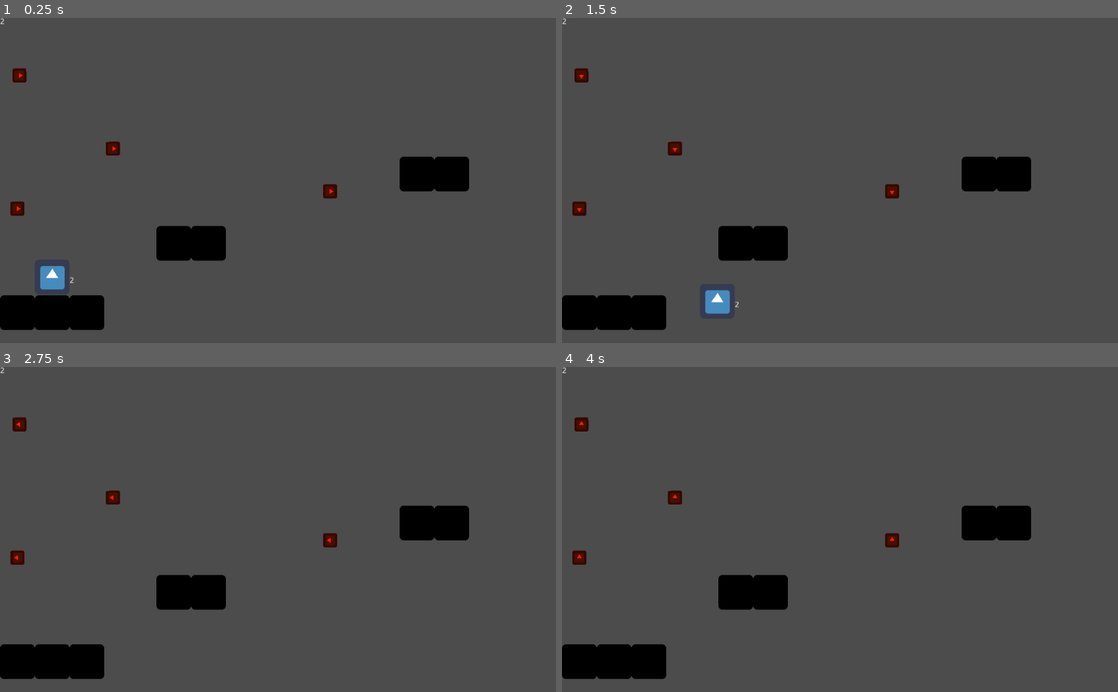
Above: before the commit, frames 1-4 (two rows, left to right).
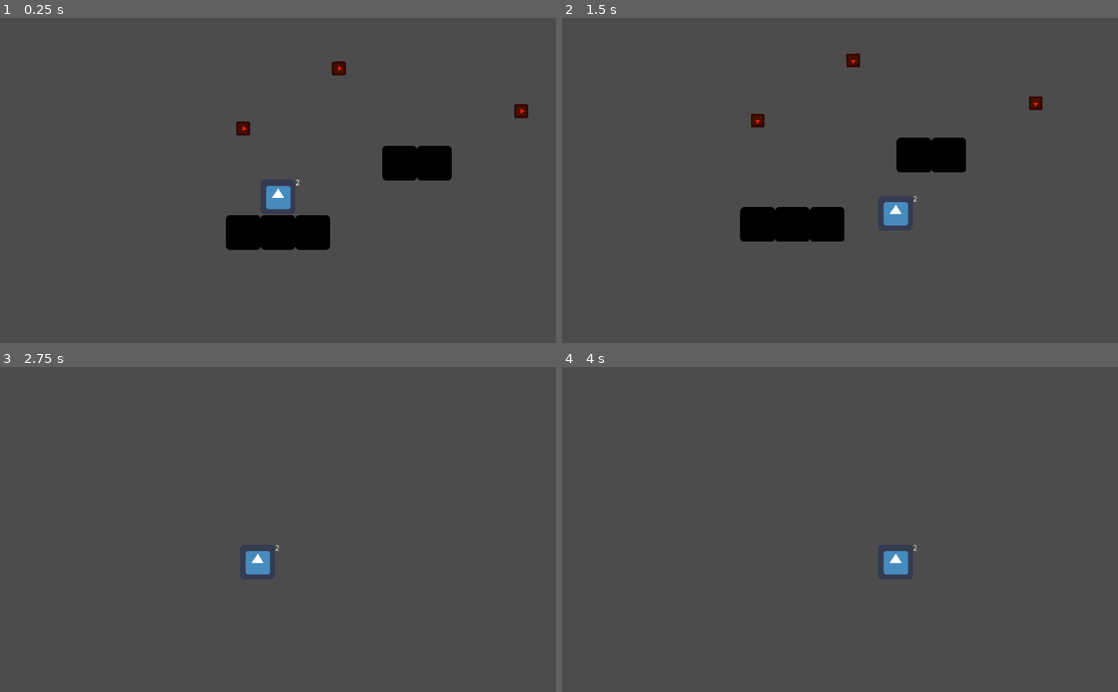
Above: after the commit, the same moments.

Repository: zerocase/personalassistantbot
Game: Godot game, scene res://Scenes/World.tscn
Same seed, same stepped clock (60 frames per second), same inputs: the game is played once before the commit and once after it. The engine's default icon, where the game draws it, is replaced by a stand-in: a white triangle on a blue panel in a dark square.
Inputs:
- Up to frame 1 (0.25 s): no input
- Up to frame 2 (1.5 s): hold Right (ui_right) from 0.53 s (still down)
- Up to frame 3 (2.75 s): release Right (ui_right) at 2.03 s; hold Left (ui_left) from 2.03 s (still down)
- Up to frame 4 (4 s): release Left (ui_left) at 2.78 s; hold Right (ui_right) from 2.78 s (still down)

The runs differ from the first frame. In frame 1, 8.0% of the frame differs, in the area x 0-95%, y 0-96%; in frame 2, 8.5%, in the area x 0-87%, y 0-96%; in frame 3, 5.4%; in frame 4, 5.4%.

Commit message:
Added Camera
Including a Camera2D that follows the player and exchange the Label next to the player into the number of Cubolds.

Diff:
--- a/Scenes/Cubolds.tscn
+++ b/Scenes/Cubolds.tscn
@@ -27,7 +27,7 @@
 "values": [ 0.0, 180.0, 360.0 ]
 }
 
-[node name="Cubold" type="Area2D" index="0"]
+[node name="Cubold" type="Area2D"]
 
 editor/display_folded = true
 input_pickable = true
--- a/Scenes/PlayerChar/PlayerChar.tscn
+++ b/Scenes/PlayerChar/PlayerChar.tscn
@@ -7,7 +7,7 @@
 custom_solver_bias = 0.0
 extents = Vector2( 32, 32 )
 
-[node name="PlayerChar" type="KinematicBody2D" index="0" groups=[
+[node name="PlayerChar" type="KinematicBody2D" groups=[
 "pc",
 ]]
 
@@ -35,8 +35,9 @@
 anchor_right = 0.0
 anchor_bottom = 0.0
 margin_left = 32.0
+margin_top = -32.0
 margin_right = 72.0
-margin_bottom = 14.0
+margin_bottom = -18.0
 rect_pivot_offset = Vector2( 0, 0 )
 rect_clip_content = false
 mouse_filter = 2
@@ -46,3 +47,29 @@
 percent_visible = 1.0
 lines_skipped = 0
 max_lines_visible = -1
+_sections_unfolded = [ "Theme", "custom_fonts", "custom_styles" ]
+
+[node name="Camera2D" type="Camera2D" parent="." index="3"]
+
+anchor_mode = 1
+rotating = false
+current = true
+zoom = Vector2( 1, 1 )
+limit_left = -10000000
+limit_top = -10000000
+limit_right = 10000000
+limit_bottom = 10000000
+limit_smoothed = false
+drag_margin_h_enabled = true
+drag_margin_v_enabled = true
+smoothing_enabled = false
+smoothing_speed = 5.0
+offset_v = 0.0
+offset_h = 0.0
+drag_margin_left = 0.2
+drag_margin_top = 0.2
+drag_margin_right = 0.2
+drag_margin_bottom = 0.2
+editor_draw_screen = true
+editor_draw_limits = false
+editor_draw_drag_margin = false
--- a/Scenes/World.gd
+++ b/Scenes/World.gd
@@ -7,4 +7,4 @@
 	pass
 
 func _process(delta):
-	$Label.text = str(cubolds_collected)
+	get_node("PlayerChar/Label").text = str(cubolds_collected)
--- a/Scenes/World.tscn
+++ b/Scenes/World.tscn
@@ -20,6 +20,8 @@
 move_speed = 200
 
 [node name="Platforms" type="Node" parent="." index="1"]
+
+editor/display_folded = true
 
 [node name="Platform" parent="Platforms" index="0" instance=ExtResource( 4 )]
 
@@ -45,44 +47,44 @@
 
 position = Vector2( 768, 288 )
 
-[node name="Platform7" parent="Platforms" index="6" instance=ExtResource( 4 )]
+[node name="Platform9" parent="Platforms" index="6" instance=ExtResource( 4 )]
+
+position = Vector2( 352, 96 )
+
+[node name="Platform10" parent="Platforms" index="7" instance=ExtResource( 4 )]
+
+position = Vector2( 416, 96 )
+
+[node name="Platform7" parent="Platforms" index="8" instance=ExtResource( 4 )]
 
 position = Vector2( 832, 288 )
 
 [node name="CuStacks" type="Node" parent="." index="2"]
 
+editor/display_folded = true
+
 [node name="Cubolds4" parent="CuStacks" index="0" instance=ExtResource( 5 )]
 
-position = Vector2( 608, 320 )
+position = Vector2( 544, 320 )
 
-[node name="Cubolds5" parent="CuStacks" index="1" instance=ExtResource( 5 )]
+[node name="Cubolds9" parent="CuStacks" index="1" instance=ExtResource( 5 )]
+
+position = Vector2( 768, 224 )
+
+[node name="Cubolds10" parent="CuStacks" index="2" instance=ExtResource( 5 )]
+
+position = Vector2( 832, 224 )
+
+[node name="Cubolds5" parent="CuStacks" index="3" instance=ExtResource( 5 )]
 
 position = Vector2( 32, 352 )
 
-[node name="Cubolds6" parent="CuStacks" index="2" instance=ExtResource( 5 )]
+[node name="Cubolds6" parent="CuStacks" index="4" instance=ExtResource( 5 )]
 
 position = Vector2( 207.998, 241.127 )
 rotation = -0.0269148
 
-[node name="Cubolds7" parent="CuStacks" index="3" instance=ExtResource( 5 )]
+[node name="Cubolds7" parent="CuStacks" index="5" instance=ExtResource( 5 )]
 
 position = Vector2( 35.8905, 106.032 )
 rotation = -0.0269148
-
-[node name="Label" type="Label" parent="." index="3"]
-
-anchor_left = 0.0
-anchor_top = 0.0
-anchor_right = 0.0
-anchor_bottom = 0.0
-margin_right = 40.0
-margin_bottom = 14.0
-rect_pivot_offset = Vector2( 0, 0 )
-rect_clip_content = false
-mouse_filter = 2
-mouse_default_cursor_shape = 0
-size_flags_horizontal = 1
-size_flags_vertical = 4
-percent_visible = 1.0
-lines_skipped = 0
-max_lines_visible = -1
--- a/project.godot
+++ b/project.godot
@@ -16,7 +16,16 @@
 
 [input]
 
+ui_left=[ Object(InputEventKey,"resource_local_to_scene":false,"resource_name":"","device":0,"alt":false,"shift":false,"control":false,"meta":false,"command":false,"pressed":false,"scancode":16777231,"unicode":0,"echo":false,"script":null)
+, Object(InputEventJoypadButton,"resource_local_to_scene":false,"resource_name":"","device":0,"button_index":14,"pressure":0.0,"pressed":false,"script":null)
+, Object(InputEventKey,"resource_local_to_scene":false,"resource_name":"","device":0,"alt":false,"shift":false,"control":false,"meta":false,"command":false,"pressed":false,"scancode":65,"unicode":0,"echo":false,"script":null)
+ ]
+ui_right=[ Object(InputEventKey,"resource_local_to_scene":false,"resource_name":"","device":0,"alt":false,"shift":false,"control":false,"meta":false,"command":false,"pressed":false,"scancode":16777233,"unicode":0,"echo":false,"script":null)
+, Object(InputEventJoypadButton,"resource_local_to_scene":false,"resource_name":"","device":0,"button_index":15,"pressure":0.0,"pressed":false,"script":null)
+, Object(InputEventKey,"resource_local_to_scene":false,"resource_name":"","device":0,"alt":false,"shift":false,"control":false,"meta":false,"command":false,"pressed":false,"scancode":68,"unicode":0,"echo":false,"script":null)
+ ]
 ui_jump=[ Object(InputEventKey,"resource_local_to_scene":false,"resource_name":"","device":0,"alt":false,"shift":false,"control":false,"meta":false,"command":false,"pressed":false,"scancode":32,"unicode":0,"echo":false,"script":null)
+, Object(InputEventKey,"resource_local_to_scene":false,"resource_name":"","device":0,"alt":false,"shift":false,"control":false,"meta":false,"command":false,"pressed":false,"scancode":87,"unicode":0,"echo":false,"script":null)
  ]
 
 [rendering]
